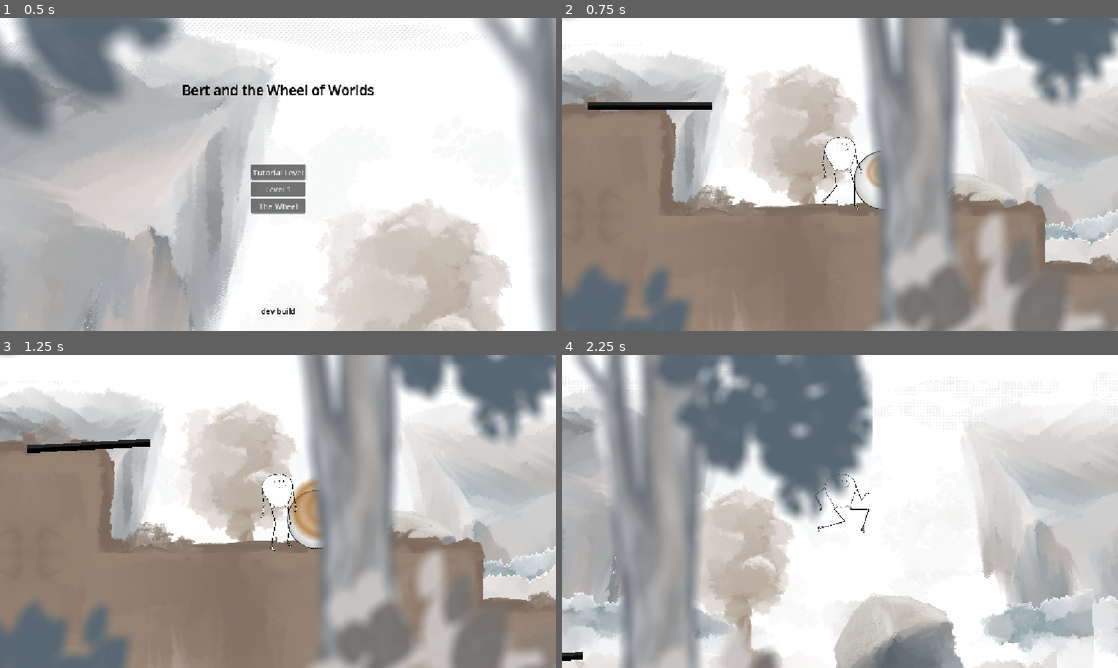
Above: before the commit, frames 1-4 (two rows, left to right).
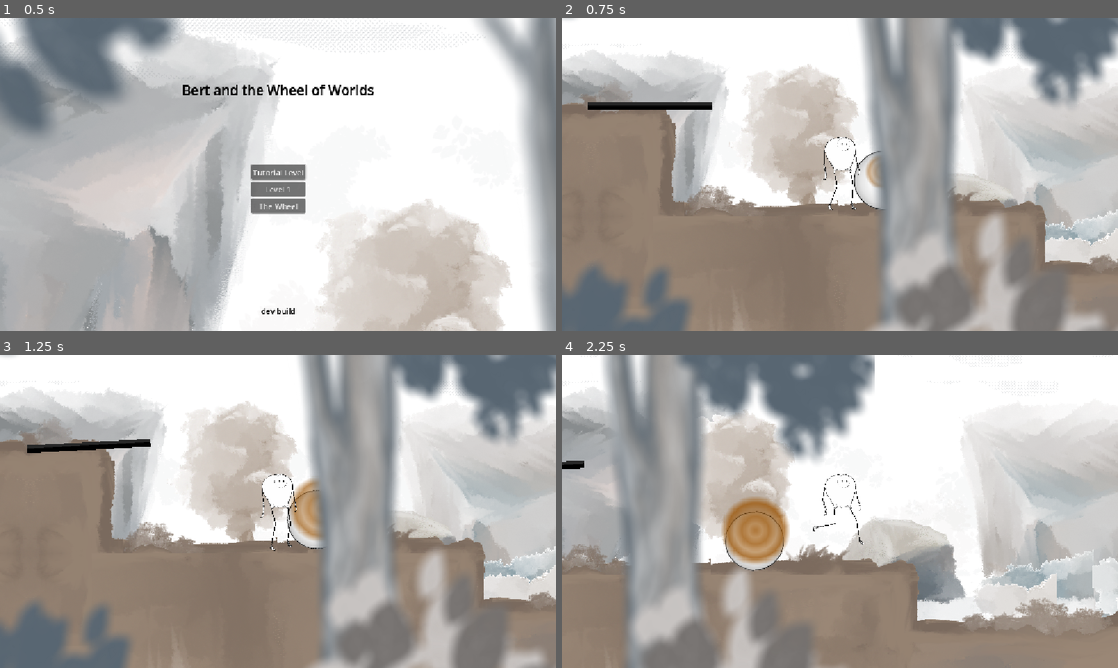
Above: after the commit, the same moments.

Repository: markguinn/wheel-of-worlds
Game: Godot game, scene res://main.tscn
Two runs of this game, one before a commit and one after it. Both use one fixed random seed, a clock stepped at 60 frames per second and the inputs below.
Inputs:
- Up to frame 1 (0.5 s): no input
- Up to frame 2 (0.75 s): click "Level 1" at 0.5 s
- Up to frame 3 (1.25 s): no input
- Up to frame 4 (2.25 s): tap Enter (interact) at 1.25, 2.1 s; hold Space (jump) 1.28-2.03 s; hold Right (right) from 1.28 s (still down)

Frame 1 is identical in both runs. In frame 2, 0.2% of the frame differs, in the area x 46-87%, y 38-70%; in frame 3, 0.2%; in frame 4, 48%, in the area x 0-100%, y 0-100%.

Commit message:
Tweak player gravity to be framerate independent

Diff:
--- a/actors/player/player.gd
+++ b/actors/player/player.gd
@@ -3,14 +3,14 @@
 
 const SPEED = 300.0
 const JUMP_STRENGTH = 900.0
-const GRAVITY = 15.0
+const GRAVIY_MULTIPLIER = 1.8
 const ROT_TWEEN = 0.2
-const PUSH_FORCE = 10.0 # Vector2(3.0, 0.0)
-#const PUSH_FORCE = Vector2(3.0, 0.0)
-const PLANK_FORCE = Vector2(0.0, 0.8)
-#const PLANK_BIAS = Vector2(0.0, 100.0)
+const PUSH_FORCE = 10.0 # Applied to the orb
+const PLANK_FORCE = Vector2(0.2, 0.6) # Applied to the plank
 const COYOTE_TIME_MS = 100
 
+# Get the gravity from the project settings to be synced with RigidBody nodes.
+var gravity = ProjectSettings.get_setting("physics/2d/default_gravity")
 
 const ANIMS_BY_STATE = {
 	State.idle: "idle",
@@ -87,7 +87,7 @@
 		else:
 			state = State.idle
 	elif state == State.jump or state == State.fall or not _in_coyote_window():
-		velocity.y -= up_direction.y * GRAVITY
+		velocity.y -= up_direction.y * gravity * GRAVIY_MULTIPLIER * delta
 		if velocity.y < 0:
 			state = State.jump
 		else:
@@ -113,7 +113,7 @@
 			if obj is Plank:
 				if v.y > 1.0:
 					var force := col.get_normal().abs() * v * PLANK_FORCE
-					print("force:", [force, col.get_normal().x, v.x])
+					#print("force:", [force, col.get_normal().x, v.x])
 					obj.apply_impulse(force, col.get_position() - obj.global_position)
 
 	if is_holding_prop:
--- a/props/orb/orb.tscn
+++ b/props/orb/orb.tscn
@@ -3,8 +3,8 @@
 [ext_resource type="Script" uid="uid://ju74l0h2oc0a" path="res://props/orb/orb.gd" id="1_kl2ba"]
 
 [sub_resource type="PhysicsMaterial" id="PhysicsMaterial_8ksbi"]
-friction = 0.22
-bounce = 0.25
+friction = 0.5
+bounce = 0.35
 
 [sub_resource type="CircleShape2D" id="CircleShape2D_kl2ba"]
 radius = 60.0
--- a/screens/title_screen/title_screen.gd
+++ /dev/null
@@ -1,7 +0,0 @@
-extends CanvasLayer
-
-@
-
-# Called when the node enters the scene tree for the first time.
-func _ready() -> void:
-	pass # Replace with function body.
Not shown, removed: screens/title_screen/title_screen.gd.uid
